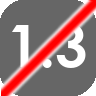
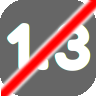
Two versions of the same layered image (w=96, h=96). Layer-by-layer changes:
painted on "1.3" over [6, 23, 91, 71]
